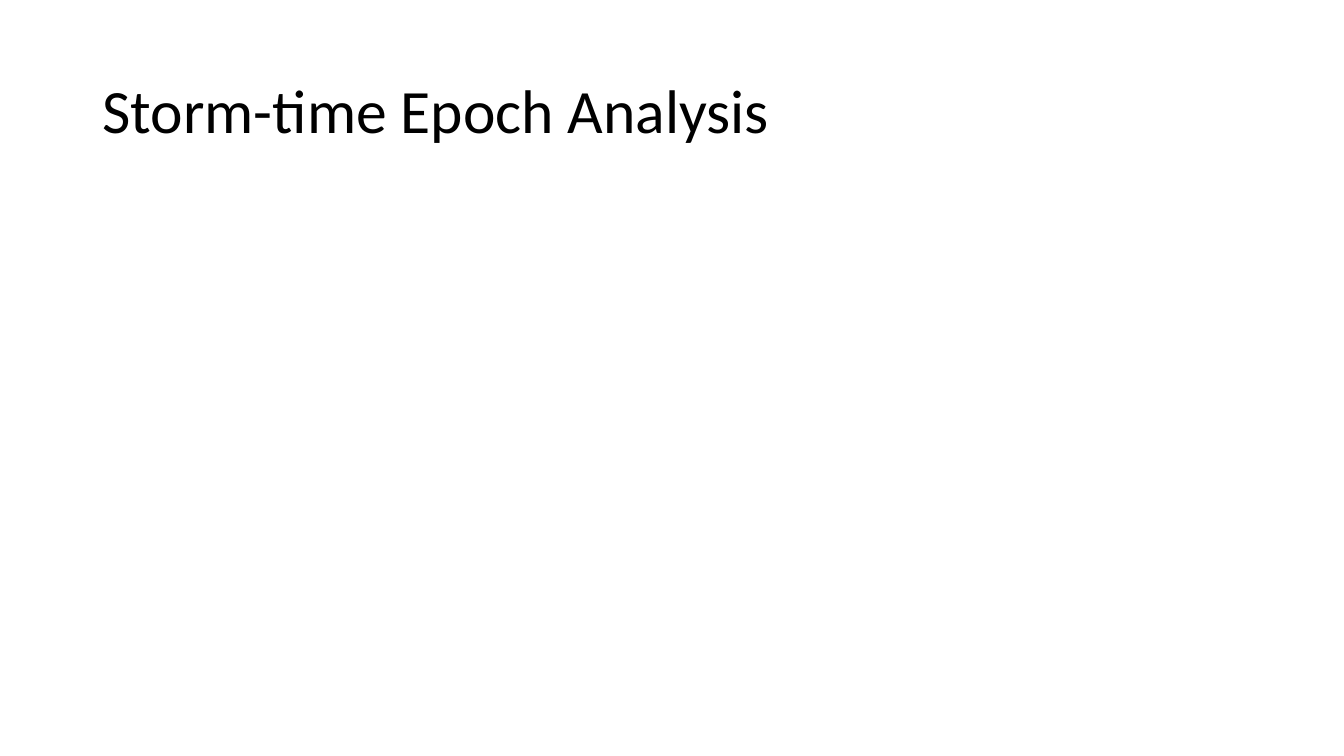
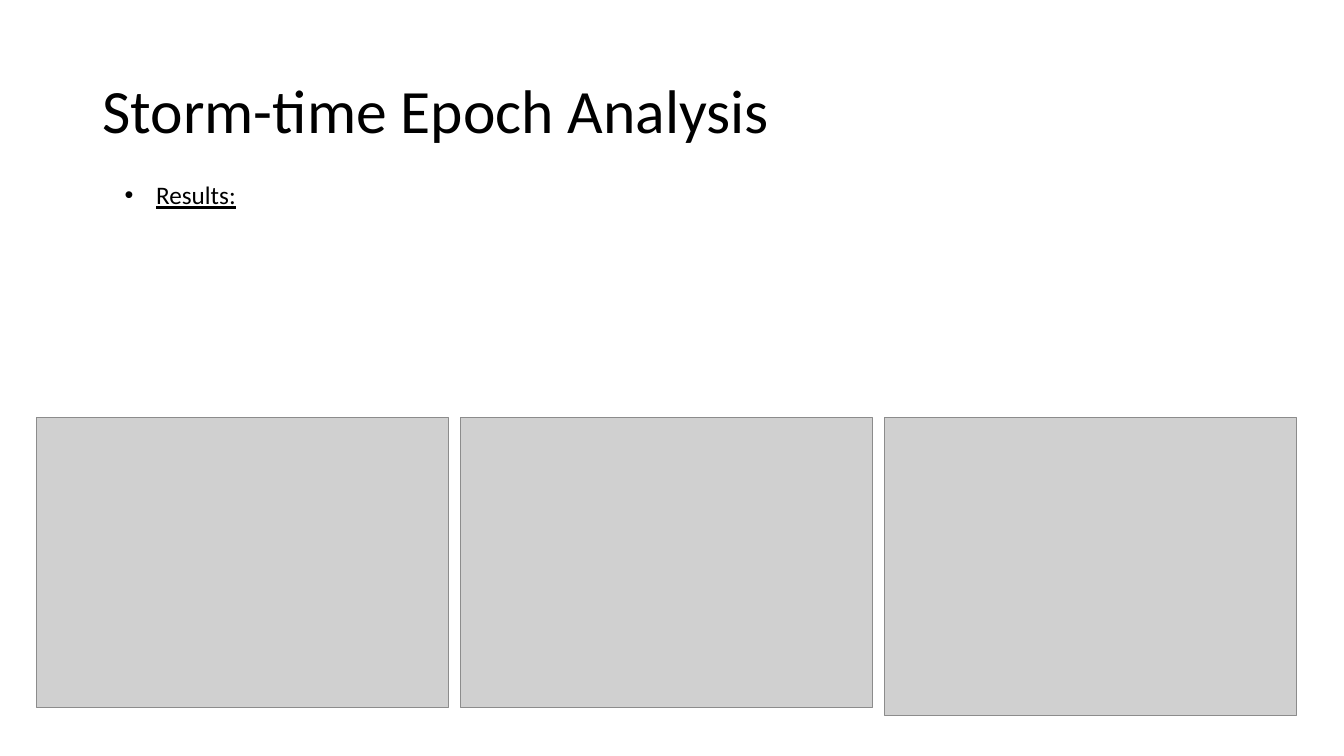
Before and after one commit to conradmr98/lasp-microburst-research, a slide deck: slide 8 of sampexlib/Concept Summaries/AGU Research Presentation (15min).pptx (slide 7 before the commit). Drawn at 1344x756 pixels with LibreOffice and Linux fonts; fonts in the diff are those of the drawing; grey boxes stand for pictures. Boxes give left, top, right and bottom in pixels: in the first picture for what was removed or moved away, otherwise in the second. Text is boxed around its words. In the diff, an @@ line names an element or a change of style, - is before the commit and + after.

```diff
--- a/sampexlib/Concept Summaries/AGU Research Presentation (15min).pptx
+++ b/sampexlib/Concept Summaries/AGU Research Presentation (15min).pptx
@@ text added at (156,186,236,209), 18 pt, text #000000, underline @@
+• Results:
@@ picture added at (36,417,449,708) @@
@@ picture added at (461,417,873,708) @@
@@ picture added at (885,417,1298,716) @@
```
Also in this commit, not shown: 4 other slides changed, 7 slides added, 2 slides removed, 7 other files.
